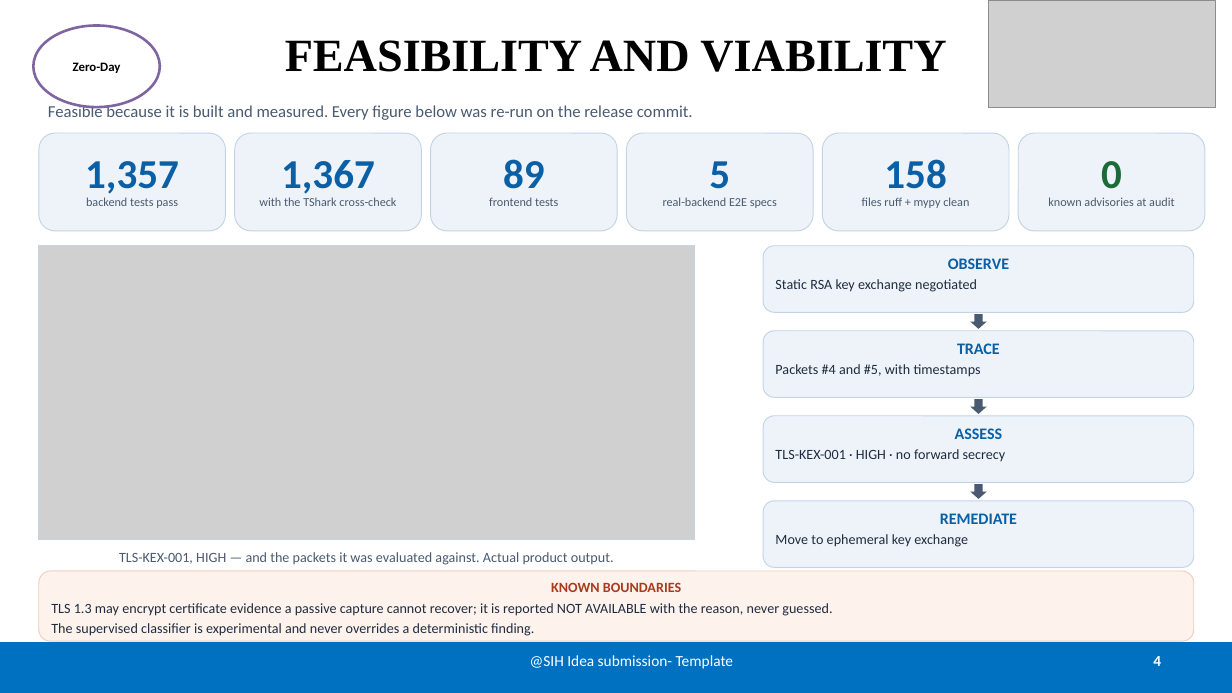
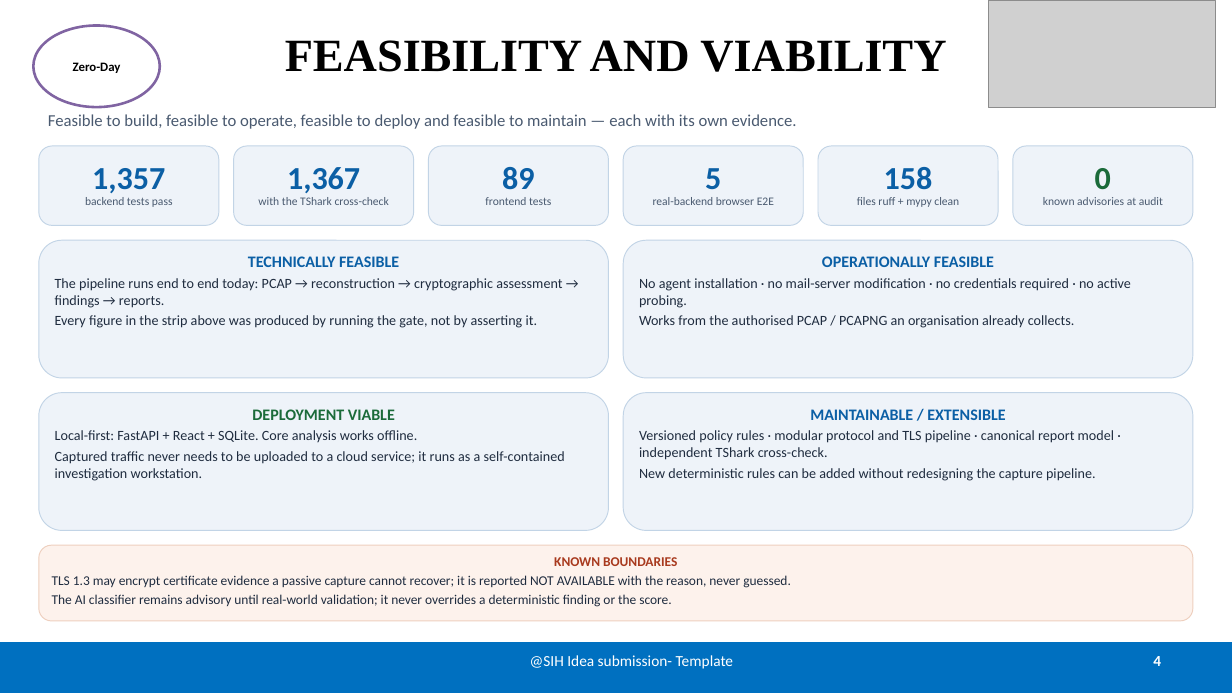
Before and after one commit to sgtsujith141-wq/securemailscope, a slide deck: slide 4 of submission/final/SecureMailScope-SIH26159-Zero-Day.pptx. Drawn at 1232x693 pixels with LibreOffice and Linux fonts; fonts in the diff are those of the drawing; grey boxes stand for pictures. Boxes give left, top, right and bottom in pixels: in the first picture for what was removed or moved away, otherwise in the second. Text is boxed around its words. In the diff, an @@ line names an element or a change of style, - is before the commit and + after.

```diff
--- a/submission/final/SecureMailScope-SIH26159-Zero-Day.pptx
+++ b/submission/final/SecureMailScope-SIH26159-Zero-Day.pptx
@@ text at (48, 114, 797, 129): text changed @@
-Feasible because it is built and measured. Every figure below was re-run on the release commit.
+Feasible to build, feasible to operate, feasible to deploy and feasible to maintain — each with its own evidence.
@@ rounded rectangle "1,357": place and size @@
-rounded rectangle "1,357" at (39, 133, 226, 231)
+rounded rectangle "1,357" at (39, 146, 219, 226)
@@ rounded rectangle "1,357" at (39, 146, 219, 226): size 32 to 25 pt in "1,357"; size 9.5 to 9 pt in "backend tests pass"; line spacing 0.86 to 0.84 @@
@@ rounded rectangle "1,367": place and size @@
-rounded rectangle "1,367" at (235, 133, 421, 231)
+rounded rectangle "1,367" at (234, 146, 414, 226)
@@ rounded rectangle "1,367" at (234, 146, 414, 226): size 32 to 25 pt in "1,367"; size 9.5 to 9 pt in "with the TShark cross-check"; line spacing 0.86 to 0.84 @@
@@ rounded rectangle "89": place and size @@
-rounded rectangle "89" at (431, 133, 617, 231)
+rounded rectangle "89" at (429, 146, 609, 226)
@@ rounded rectangle "89" at (429, 146, 609, 226): size 32 to 25 pt in "89"; size 9.5 to 9 pt in "frontend tests"; line spacing 0.86 to 0.84 @@
@@ rounded rectangle "5": place and size @@
-rounded rectangle "5" at (627, 133, 813, 231)
+rounded rectangle "5" at (624, 146, 804, 226)
@@ rounded rectangle "158": place and size @@
-rounded rectangle "158" at (823, 133, 1009, 231)
+rounded rectangle "158" at (818, 146, 998, 226)
@@ rounded rectangle "158" at (818, 146, 998, 226): size 32 to 25 pt in "158"; size 9.5 to 9 pt in "files ruff + mypy clean"; line spacing 0.86 to 0.84 @@
@@ rounded rectangle "0": place and size @@
-rounded rectangle "0" at (1019, 133, 1205, 231)
+rounded rectangle "0" at (1013, 146, 1193, 226)
@@ rounded rectangle "0" at (1013, 146, 1193, 226): size 32 to 25 pt in "0"; size 9.5 to 9 pt; line spacing 0.86 to 0.84 @@
@@ text in rounded rectangle at (705, 168, 721, 190): size 32 to 25 pt in "5"; line spacing 0.86 to 0.84 @@
@@ text in rounded rectangle at (653, 197, 774, 205): text changed; size 9.5 to 9 pt @@
-real-backend E2E specs
+real-backend browser E2E
@@ picture removed at (39, 246, 695, 540) @@
@@ rectangle removed at (39, 246, 695, 540) @@
@@ rounded rectangle added at (39, 240, 609, 378), fill #EEF3F9, outline #C2D4E6 0.75 pt, 11 pt, text #1F2C3F @@
+TECHNICALLY FEASIBLE
+The pipeline runs end to end today: PCAP → reconstruction → cryptographic assessment → findings → reports.
+Every figure in the strip above was produced by running the gate, not by asserting it.
@@ rounded rectangle added at (624, 240, 1194, 378), fill #EEF3F9, outline #C2D4E6 0.75 pt, 11 pt, text #1F2C3F @@
+OPERATIONALLY FEASIBLE
+No agent installation · no mail-server modification · no credentials required · no active probing.
+Works from the authorised PCAP / PCAPNG an organisation already collects.
@@ rounded rectangle removed at (763, 246, 1194, 312) @@
-OBSERVE
-Static RSA key exchange negotiated
@@ down arrow removed at (970, 314, 987, 329) @@
@@ rounded rectangle removed at (763, 331, 1194, 397) @@
-TRACE
-Packets #4 and #5, with timestamps
@@ rounded rectangle added at (39, 393, 609, 531), fill #EEF3F9, outline #C2D4E6 0.75 pt, 11 pt, text #1F2C3F @@
+DEPLOYMENT VIABLE
+Local-first: FastAPI + React + SQLite. Core analysis works offline.
+Captured traffic never needs to be uploaded to a cloud service; it runs as a self-contained investigation workstation.
@@ rounded rectangle added at (624, 393, 1194, 531), fill #EEF3F9, outline #C2D4E6 0.75 pt, 11 pt, text #1F2C3F @@
+MAINTAINABLE / EXTENSIBLE
+Versioned policy rules · modular protocol and TLS pipeline · canonical report model · independent TShark cross-check.
+New deterministic rules can be added without redesigning the capture pipeline.
@@ rounded rectangle removed at (763, 416, 1194, 482) @@
-ASSESS
-TLS-KEX-001 · HIGH · no forward secrecy
@@ down arrow removed at (970, 399, 987, 414) @@
@@ rounded rectangle removed at (763, 501, 1194, 567) @@
-REMEDIATE
-Move to ephemeral key exchange
@@ down arrow removed at (970, 484, 987, 499) @@
@@ rounded rectangle "KNOWN BOUNDARIES": place and size @@
-rounded rectangle "KNOWN BOUNDARIES" at (39, 571, 1194, 641)
+rounded rectangle "KNOWN BOUNDARIES" at (39, 545, 1193, 621)
@@ text in rounded rectangle at (52, 557, 791, 588): size 11 to 10.5 pt in "KNOWN BOUNDARIES", "TLS 1.3 may encrypt certificate evidence a ..."; line spacing 0.96 to 0.94 @@
@@ text removed at (119, 552, 614, 565) @@
-TLS-KEX-001, HIGH — and the packets it was evaluated against. Actual product output.
@@ text in rounded rectangle at (52, 594, 671, 607): text changed; size 11 to 10.5 pt @@
-The supervised classifier is experimental and never overrides a deterministic finding.
+The AI classifier remains advisory until real-world validation; it never overrides a deterministic finding or the score.
```
Also in this commit, not shown: 5 other slides changed, 8 other files.
